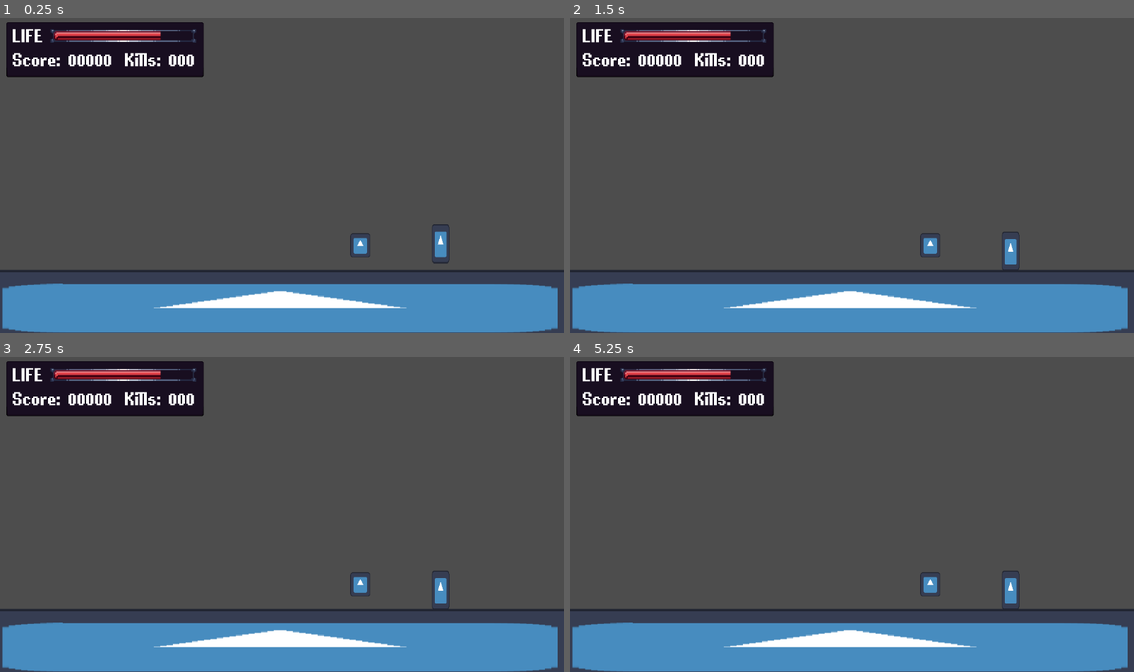
Above: before the commit, frames 1-4 (two rows, left to right).
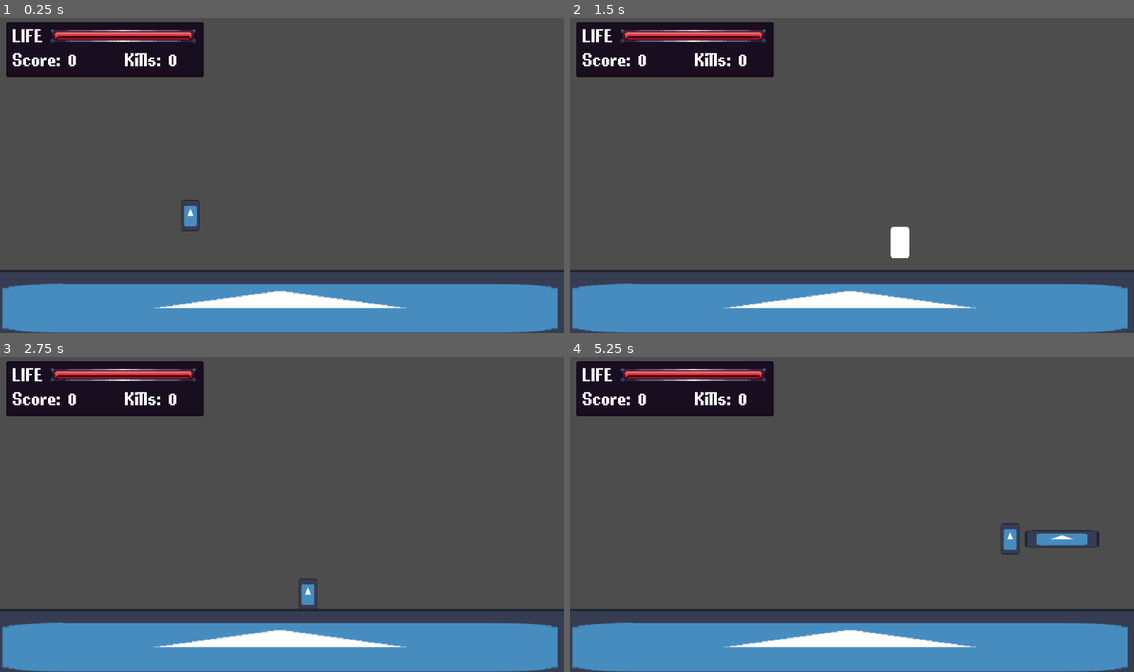
Above: after the commit, the same moments.

Repository: SamHam251/Tutle
Game: Godot game, scene res://scenes/game.tscn
Two runs of this game, one before a commit and one after it. Both use one fixed random seed, a clock stepped at 60 frames per second and the inputs below. The engine's default icon, where the game draws it, is replaced by a stand-in: a white triangle on a blue panel in a dark square.
Inputs (mouse positions are in pixels of both pictures, inside the frame that each line leads up to):
- Up to frame 1 (0.25 s): no input
- Up to frame 2 (1.5 s): tap Enter (ui_accept) at 0.5, 0.77 s; move the mouse to (976, 159) at 0.52 s; hold Right (ui_right) from 0.53 s (still down); click (976, 159) at 0.6 s; move the mouse to (739, 191) at 1.27 s; right-click (739, 191) at 1.35 s
- Up to frame 3 (2.75 s): tap Enter (ui_accept) at 1.52 s; click (169, 530) at 1.55 s; move the mouse to (338, 445) at 2.02 s; release Right (ui_right) at 2.03 s; hold Left (ui_left) from 2.03 s (still down); click (338, 445) at 2.1 s
- Up to frame 4 (5.25 s): move the mouse to (823, 577) at 2.77 s; release Left (ui_left) at 2.78 s; hold Right (ui_right) 2.78-4.28 s; click (823, 577) at 2.85 s; tap Enter (ui_accept) at 3.02, 3.77, 4.52 s; move the mouse to (1021, 561) at 3.52 s; right-click (1021, 561) at 3.6 s; click (1021, 561) at 3.8 s; move the mouse to (682, 467) at 4.27 s; hold Left (ui_left) 4.28-5.03 s; click (682, 467) at 4.35 s; move the mouse to (880, 514) at 5.02 s; hold Right (ui_right) from 5.03 s (still down); click (880, 514) at 5.1 s

The runs differ from the first frame. In frame 1, 1.0% of the frame differs, in the area x 13-80%, y 4-79%; in frame 2, 1.2%; in frame 3, 1.0%; in frame 4, 1.5%, in the area x 13-94%, y 4-81%.
Error before the commit: Parse Error: Unindent doesn't match the previous indentation level. (res://scripts/character_body_2d.gd:71)

Commit message:
Revert "Sprites and stuff"

Diff:
--- a/scenes/enemy_air.tscn
+++ b/scenes/enemy_air.tscn
@@ -1,7 +1,7 @@
 [gd_scene format=3 uid="uid://cygu13je36f3i"]
 
 [ext_resource type="Script" uid="uid://675xqyunanjm" path="res://scripts/enemy_air.gd" id="1_1wx6a"]
-[ext_resource type="Texture2D" uid="uid://b6rogwsa38k6p" path="res://assets/sprites/PlayerSprites/Bee Idle (1).png" id="2_1wx6a"]
+[ext_resource type="Texture2D" uid="uid://barq67eed08is" path="res://icon.svg" id="1_a7ewt"]
 
 [sub_resource type="RectangleShape2D" id="RectangleShape2D_cvvuu"]
 size = Vector2(26, 12)
@@ -14,42 +14,6 @@
 
 [sub_resource type="SegmentShape2D" id="SegmentShape2D_ankee"]
 
-[sub_resource type="AtlasTexture" id="AtlasTexture_ijq06"]
-atlas = ExtResource("2_1wx6a")
-region = Rect2(0, 0, 36, 36)
-
-[sub_resource type="AtlasTexture" id="AtlasTexture_4urfx"]
-atlas = ExtResource("2_1wx6a")
-region = Rect2(36, 0, 36, 36)
-
-[sub_resource type="AtlasTexture" id="AtlasTexture_b5gra"]
-atlas = ExtResource("2_1wx6a")
-region = Rect2(0, 36, 36, 36)
-
-[sub_resource type="AtlasTexture" id="AtlasTexture_ddnjl"]
-atlas = ExtResource("2_1wx6a")
-region = Rect2(36, 36, 36, 36)
-
-[sub_resource type="SpriteFrames" id="SpriteFrames_a7ewt"]
-animations = [{
-"frames": [{
-"duration": 1.0,
-"texture": SubResource("AtlasTexture_ijq06")
-}, {
-"duration": 1.0,
-"texture": SubResource("AtlasTexture_4urfx")
-}, {
-"duration": 1.0,
-"texture": SubResource("AtlasTexture_b5gra")
-}, {
-"duration": 1.0,
-"texture": SubResource("AtlasTexture_ddnjl")
-}],
-"loop": 1,
-"name": &"default",
-"speed": 5.0
-}]
-
 [sub_resource type="RectangleShape2D" id="RectangleShape2D_jg2fy"]
 size = Vector2(34, 17)
 
@@ -57,6 +21,10 @@
 scale = Vector2(2, 2)
 collision_layer = 4
 script = ExtResource("1_1wx6a")
+
+[node name="Sprite2D" type="Sprite2D" parent="." unique_id=1886328244]
+scale = Vector2(0.26562503, 0.1328125)
+texture = ExtResource("1_a7ewt")
 
 [node name="CollisionShape2D" type="CollisionShape2D" parent="." unique_id=1378516277]
 shape = SubResource("RectangleShape2D_cvvuu")
@@ -119,11 +87,6 @@
 [node name="AttackTimer" type="Timer" parent="Timers" unique_id=1625573927]
 one_shot = true
 
-[node name="AnimatedSprite2D" type="AnimatedSprite2D" parent="." unique_id=1889352750]
-position = Vector2(-1.0000001, -1)
-scale = Vector2(1.5590278, 1.5590278)
-sprite_frames = SubResource("SpriteFrames_a7ewt")
-
 [node name="StunTimer" type="Timer" parent="Timers" unique_id=277720346]
 wait_time = 0.2
 one_shot = true
--- a/scenes/game.tscn
+++ b/scenes/game.tscn
@@ -4,11 +4,6 @@
 [ext_resource type="PackedScene" uid="uid://c5uepl5ppwyrn" path="res://scenes/ui.tscn" id="1_lbhrr"]
 [ext_resource type="Texture2D" uid="uid://barq67eed08is" path="res://icon.svg" id="1_uwrxv"]
 [ext_resource type="PackedScene" uid="uid://oy67rn0cumj3" path="res://scenes/player.tscn" id="2_yqjtg"]
-[ext_resource type="PackedScene" uid="uid://b5myhbv8ntedf" path="res://scenes/enemy_ground.tscn" id="3_lnu2h"]
-[ext_resource type="PackedScene" uid="uid://cygu13je36f3i" path="res://scenes/enemy_air.tscn" id="4_lbhrr"]
-[ext_resource type="PackedScene" uid="uid://c1kkxundm2afe" path="res://scenes/enemy_testing.tscn" id="3_lnu2h"]
-[ext_resource type="PackedScene" uid="uid://b5myhbv8ntedf" path="res://scenes/enemy_ground.tscn" id="5_iywne"]
-[ext_resource type="PackedScene" uid="uid://cygu13je36f3i" path="res://scenes/enemy_air.tscn" id="6_p57ef"]
 [ext_resource type="PackedScene" uid="uid://dyijppicet52a" path="res://scenes/wall.tscn" id="5_p57ef"]
 
 [sub_resource type="RectangleShape2D" id="RectangleShape2D_cvvuu"]
@@ -32,20 +27,6 @@
 position = Vector2(389, 379)
 scale = Vector2(2, 2)
 
-[node name="EnemyGround" parent="." unique_id=593195625 instance=ExtResource("3_lnu2h")]
-position = Vector2(846, 455)
-
-[node name="EnemyAir" parent="." unique_id=1416769464 instance=ExtResource("4_lbhrr")]
-position = Vector2(626, 165)
-[node name="EnemyTesting" parent="." unique_id=1303977691 instance=ExtResource("3_lnu2h")]
-position = Vector2(736, 469)
-
-[node name="EnemyGround" parent="." unique_id=593195625 instance=ExtResource("5_iywne")]
-position = Vector2(900, 437)
-
-[node name="EnemyAir" parent="." unique_id=1416769464 instance=ExtResource("6_p57ef")]
-position = Vector2(727, 275)
-
 [node name="Walls" type="Node2D" parent="." unique_id=45914900]
 
 [node name="Wall" parent="Walls" unique_id=2130129402 instance=ExtResource("5_p57ef")]
--- a/scenes/player.tscn
+++ b/scenes/player.tscn
@@ -1,11 +1,6 @@
 [gd_scene format=3 uid="uid://oy67rn0cumj3"]
 
 [ext_resource type="Texture2D" uid="uid://barq67eed08is" path="res://icon.svg" id="1_4flbx"]
-[ext_resource type="Texture2D" uid="uid://5e0k1schf1bf" path="res://assets/sprites/PlayerSprites/idle animation (1).png" id="3_dqkch"]
-[ext_resource type="Texture2D" uid="uid://5hq4hejx0eug" path="res://assets/sprites/PlayerSprites/ground slam (1).png" id="3_fjrip"]
-[ext_resource type="Texture2D" uid="uid://d4juxhgycwudd" path="res://assets/sprites/PlayerSprites/slashing animation (2).png" id="5_tuyoq"]
-[ext_resource type="Texture2D" uid="uid://c38a8je4xpju8" path="res://assets/sprites/PlayerSprites/spinning animation (1).png" id="6_tuyoq"]
-[ext_resource type="Texture2D" uid="uid://c8o4spsqlpxee" path="res://assets/sprites/PlayerSprites/running animation.png" id="7_fjrip"]
 [ext_resource type="Script" uid="uid://cl6krmkonue5d" path="res://scripts/character_body_2d.gd" id="1_onrkg"]
 
 [sub_resource type="CapsuleShape2D" id="CapsuleShape2D_g4v7s"]
@@ -17,7 +12,6 @@
 [sub_resource type="CircleShape2D" id="CircleShape2D_cvvuu"]
 radius = 25.019993
 
-[node name="PlayerBody" type="CharacterBody2D" parent="." unique_id=1280693685]
 [sub_resource type="RectangleShape2D" id="RectangleShape2D_2fjjf"]
 size = Vector2(76, 69)
 
@@ -27,192 +21,6 @@
 [sub_resource type="CapsuleShape2D" id="CapsuleShape2D_cvvuu"]
 radius = 5.0
 height = 22.0
-
-[sub_resource type="AtlasTexture" id="AtlasTexture_i4ail"]
-atlas = ExtResource("3_fjrip")
-region = Rect2(0, 0, 36, 36)
-
-[sub_resource type="AtlasTexture" id="AtlasTexture_a38lo"]
-atlas = ExtResource("3_fjrip")
-region = Rect2(36, 0, 36, 36)
-
-[sub_resource type="AtlasTexture" id="AtlasTexture_4ni07"]
-atlas = ExtResource("3_fjrip")
-region = Rect2(0, 36, 36, 36)
-
-[sub_resource type="AtlasTexture" id="AtlasTexture_l71n6"]
-atlas = ExtResource("3_fjrip")
-region = Rect2(36, 36, 36, 36)
-
-[sub_resource type="AtlasTexture" id="AtlasTexture_qlg0r"]
-atlas = ExtResource("3_dqkch")
-region = Rect2(0, 0, 36, 36)
-
-[sub_resource type="AtlasTexture" id="AtlasTexture_tuyoq"]
-atlas = ExtResource("3_dqkch")
-region = Rect2(36, 0, 36, 36)
-
-[sub_resource type="AtlasTexture" id="AtlasTexture_fjrip"]
-atlas = ExtResource("3_dqkch")
-region = Rect2(0, 36, 36, 36)
-
-[sub_resource type="AtlasTexture" id="AtlasTexture_3v2ag"]
-atlas = ExtResource("3_dqkch")
-region = Rect2(36, 36, 36, 36)
-
-[sub_resource type="AtlasTexture" id="AtlasTexture_dqkch"]
-atlas = ExtResource("7_fjrip")
-region = Rect2(0, 0, 36, 36)
-
-[sub_resource type="AtlasTexture" id="AtlasTexture_smehm"]
-atlas = ExtResource("7_fjrip")
-region = Rect2(36, 0, 36, 36)
-
-[sub_resource type="AtlasTexture" id="AtlasTexture_ur7pv"]
-atlas = ExtResource("7_fjrip")
-region = Rect2(0, 36, 36, 36)
-
-[sub_resource type="AtlasTexture" id="AtlasTexture_y4r1p"]
-atlas = ExtResource("7_fjrip")
-region = Rect2(36, 36, 36, 36)
-
-[sub_resource type="AtlasTexture" id="AtlasTexture_d2wvv"]
-atlas = ExtResource("5_tuyoq")
-region = Rect2(0, 0, 36, 36)
-
-[sub_resource type="AtlasTexture" id="AtlasTexture_jej6c"]
-atlas = ExtResource("5_tuyoq")
-region = Rect2(36, 0, 36, 36)
-
-[sub_resource type="AtlasTexture" id="AtlasTexture_f1ej7"]
-atlas = ExtResource("5_tuyoq")
-region = Rect2(0, 36, 36, 36)
-
-[sub_resource type="AtlasTexture" id="AtlasTexture_oprun"]
-atlas = ExtResource("5_tuyoq")
-region = Rect2(36, 36, 36, 36)
-
-[sub_resource type="AtlasTexture" id="AtlasTexture_a8ls1"]
-atlas = ExtResource("6_tuyoq")
-region = Rect2(0, 0, 36, 36)
-
-[sub_resource type="AtlasTexture" id="AtlasTexture_qfm1y"]
-atlas = ExtResource("6_tuyoq")
-region = Rect2(36, 0, 36, 36)
-
-[sub_resource type="AtlasTexture" id="AtlasTexture_fulsm"]
-atlas = ExtResource("6_tuyoq")
-region = Rect2(0, 36, 36, 36)
-
-[sub_resource type="AtlasTexture" id="AtlasTexture_4r5pv"]
-atlas = ExtResource("6_tuyoq")
-region = Rect2(36, 36, 36, 36)
-
-[sub_resource type="AtlasTexture" id="AtlasTexture_60mlk"]
-atlas = ExtResource("6_tuyoq")
-region = Rect2(0, 72, 36, 36)
-
-[sub_resource type="SpriteFrames" id="SpriteFrames_g4v7s"]
-animations = [{
-"frames": [],
-"loop": 1,
-"name": &"default",
-"speed": 5.0
-}, {
-"frames": [{
-"duration": 1.0,
-"texture": SubResource("AtlasTexture_i4ail")
-}, {
-"duration": 1.0,
-"texture": SubResource("AtlasTexture_a38lo")
-}, {
-"duration": 1.0,
-"texture": SubResource("AtlasTexture_a38lo")
-}, {
-"duration": 1.0,
-"texture": SubResource("AtlasTexture_4ni07")
-}, {
-"duration": 1.0,
-"texture": SubResource("AtlasTexture_4ni07")
-}, {
-"duration": 1.0,
-"texture": SubResource("AtlasTexture_l71n6")
-}],
-"loop": 0,
-"name": &"downslash",
-"speed": 19.0
-}, {
-"frames": [{
-"duration": 1.0,
-"texture": SubResource("AtlasTexture_qlg0r")
-}, {
-"duration": 1.0,
-"texture": SubResource("AtlasTexture_tuyoq")
-}, {
-"duration": 1.0,
-"texture": SubResource("AtlasTexture_fjrip")
-}, {
-"duration": 1.0,
-"texture": SubResource("AtlasTexture_3v2ag")
-}],
-"loop": 1,
-"name": &"idle",
-"speed": 3.0
-}, {
-"frames": [{
-"duration": 1.0,
-"texture": SubResource("AtlasTexture_dqkch")
-}, {
-"duration": 1.0,
-"texture": SubResource("AtlasTexture_smehm")
-}, {
-"duration": 1.0,
-"texture": SubResource("AtlasTexture_ur7pv")
-}, {
-"duration": 1.0,
-"texture": SubResource("AtlasTexture_y4r1p")
-}],
-"loop": 1,
-"name": &"running",
-"speed": 5.0
-}, {
-"frames": [{
-"duration": 1.0,
-"texture": SubResource("AtlasTexture_d2wvv")
-}, {
-"duration": 1.0,
-"texture": SubResource("AtlasTexture_jej6c")
-}, {
-"duration": 1.0,
-"texture": SubResource("AtlasTexture_f1ej7")
-}, {
-"duration": 1.0,
-"texture": SubResource("AtlasTexture_oprun")
-}],
-"loop": 0,
-"name": &"slash",
-"speed": 20.0
-}, {
-"frames": [{
-"duration": 1.0,
-"texture": SubResource("AtlasTexture_a8ls1")
-}, {
-"duration": 1.0,
-"texture": SubResource("AtlasTexture_qfm1y")
-}, {
-"duration": 1.0,
-"texture": SubResource("AtlasTexture_fulsm")
-}, {
-"duration": 1.0,
-"texture": SubResource("AtlasTexture_4r5pv")
-}, {
-"duration": 1.0,
-"texture": SubResource("AtlasTexture_60mlk")
-}],
-"loop": 0,
-"name": &"upslash",
-"speed": 10.0
-}]
 
 [node name="Player" type="CharacterBody2D" unique_id=1298181546 groups=["friendly", "player"]]
 collision_layer = 16
@@ -327,8 +135,3 @@
 [connection signal="area_entered" from="Hurtbox" to="." method="hit_by_enemy"]
 [connection signal="timeout" from="ParryTimer" to="." method="reset_parry"]
 [connection signal="timeout" from="SlashTimer" to="." method="reset_slash"]
-[node name="AnimatedSprite2D" type="AnimatedSprite2D" parent="." unique_id=1104261277]
-position = Vector2(-1, -1)
-scale = Vector2(2.3750002, 2.3750002)
-sprite_frames = SubResource("SpriteFrames_g4v7s")
-animation = &"slash"
--- a/scripts/character_body_2d.gd
+++ b/scripts/character_body_2d.gd
@@ -12,7 +12,6 @@
 var saved_direction = facing
 var lunge_vel = Vector2.ZERO
 var facing_direction = Vector2.DOWN
-var is_attacking = false
 @onready var CollisionHitbox = $CollisionHitbox
 
 # Knockback constants and also iframes i guess
@@ -27,11 +26,6 @@
 	saved_direction = Input.get_vector("ui_left", "ui_right", "ui_up", "ui_down")
 	if saved_direction != Vector2.ZERO:
 		facing = saved_direction
-	else:
-		if is_attacking == true:
-			pass
-		else:
-			$AnimatedSprite2D.play("idle")
 
 	lunge_vel = lunge_vel.move_toward(Vector2.ZERO, 800.0*delta)
 	# Add the gravity.
@@ -46,14 +40,6 @@
 		if direction:
 
 			velocity.x = direction * SPEED
-			if velocity.x > 0:
-				if not is_attacking:
-					$AnimatedSprite2D.flip_h = false
-					$AnimatedSprite2D.play("running")
-			else:
-				if not is_attacking:
-					$AnimatedSprite2D.flip_h = true
-					$AnimatedSprite2D.play("running")
 		else:
 			velocity.x = move_toward(velocity.x, 0, SPEED)
 		velocity.x += lunge_vel.x
@@ -64,52 +50,31 @@
 
 	move_and_slide()
 	#facing directions
-
 	if Input.is_action_just_pressed("Slash") and slashable == true:
 		if facing.y > 0 and not is_on_floor():
 			# print("Slashed down")
-      $AnimatedSprite2D.play("downslash")
-
 			slashable = false
 			$Pogo.monitoring = true
 			$Pogo/DownslashSprite.visible = true
 			$SlashTimer.start()
-			await $AnimatedSprite2D.animation_finished
-			is_attacking = false
 		elif facing.y < 0:
 			# print("Slashed up")
-      $AnimatedSprite2D.play("upslash")
-
 			slashable = false
 			$UpSlash.monitoring = true
-			# $UpSlash/UpslashSprite.visible = true
+			$"UpSlash/UpSlashSprite".visible = true
 			$SlashTimer.start()
-      await $AnimatedSprite2D.animation_finished
-			is_attacking = false
 		elif facing.x > 0:
 			# print("Slashed right")
-			$AnimatedSprite2D.flip_h = false
-			$AnimatedSprite2D.play("slash")
-
 			slashable = false
 			$RightSlash.monitoring = true
+			$RightSlash/RightSlashSprite.visible = true
 			$SlashTimer.start()
-			# $RightSlash/RightSlashSprite.visible = true
-
-			await $AnimatedSprite2D.animation_finished
-			is_attacking = false
 		elif facing.x < 0:
 			# print("Slashed left")
-			$AnimatedSprite2D.flip_h = true
-			$AnimatedSprite2D.play("slash")
-
-      $SlashTimer.start()
-      slashable = false
-			#$LeftSlash/LeftSlashSprite.visible = true
+			slashable = false
+			$LeftSlash/LeftSlashSprite.visible = true
 			$LeftSlash.monitoring = true
-
-			await $AnimatedSprite2D.animation_finished
-			is_attacking = false
+			$SlashTimer.start()
 
 	#parry
 	if Input.is_action_just_pressed("Parry"):
--- a/scripts/enemy_air.gd
+++ b/scripts/enemy_air.gd
@@ -25,11 +25,11 @@
 const ACTION_COOLDOWN_MAX = 3.0  # time in seconds
 
 # indicator and hitboxes
-@onready var sprite: AnimatedSprite2D = $AnimatedSprite2D
+@onready var sprite: Sprite2D = $Sprite2D
 @onready var attack_hitbox: Area2D = $AttackHitbox
 
 func _physics_process(delta: float) -> void:
-	sprite.play("default")
+
 	#if not attack_timer.is_stopped():
 		#velocity.x = move_toward(velocity.x, 0, ACCELERATION.x * 1.5)
 		#velocity.y = move_toward(velocity.y, 0, ACCELERATION.y * 1.5)
@@ -68,6 +68,7 @@
 		rotation_direction = 1  # rotate clockwise
 	else:
 		rotation_direction = -1  # rotate counterclockwise
+
 func hover_towards_target() -> void:
 	# print(target_in_hover_range)
 	if target == null: return
Binary file removed: assets/sprites/EnemySprites/Bee Idle.png
Not shown, removed: assets/sprites/EnemySprites/Bee Idle.png.import
Binary file removed: assets/sprites/PlayerSprites/Bee Idle (1).png
Not shown, removed: assets/sprites/PlayerSprites/Bee Idle (1).png.import
Binary file removed: assets/sprites/PlayerSprites/ground slam (1).png
Not shown, removed: assets/sprites/PlayerSprites/ground slam (1).png.import
Binary file removed: assets/sprites/PlayerSprites/ground slam.png
Not shown, removed: assets/sprites/PlayerSprites/ground slam.png.import
Binary file removed: assets/sprites/PlayerSprites/idle animation (1).png
Not shown, removed: assets/sprites/PlayerSprites/idle animation (1).png.import
Binary file removed: assets/sprites/PlayerSprites/running animation.png
Not shown, removed: assets/sprites/PlayerSprites/running animation.png.import
(and 6 more such lines)
